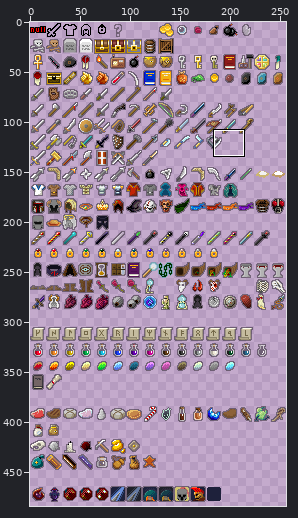
File history of a sprite sheet, core/src/main/assets/miscs/items.png. The picture above shows the old version from afar; the outline marks the close-up.
Close-up. Earlier state:
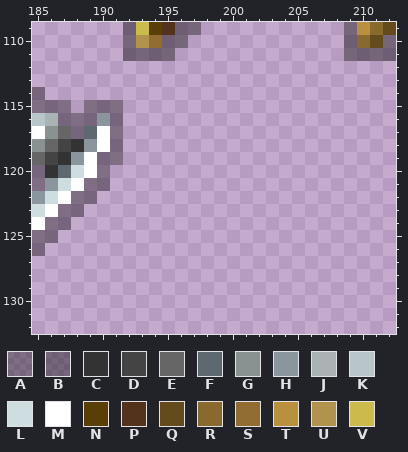
The file is 256x512 pixels. Colours within 5 levels of each other are drawn and written as one. Shown: x 185..212, y 109..132. The wide view leaves out empty margins. The commit also changed other parts of the picture, which this record leaves out.
Palette (. is transparent): A #0000005a  B #00000066  C #333333  D #444444  E #666666  F #5d6871  G #899291  H #8a959e  J #aab3b3  K #b8c6c9  L #cddde0  M #ffffff  N #593e06  P #54331c  Q #634b1c  R #886a2e  S #916c33  T #b9903e  U #b1934e  V #cbbb4c
Pixels before, first column x 185:
109 .......BVNPBB...........BTRQ
110 .......BUSBB............BRQB
111 .......BBBB.............BBBB
112 ............................
113 ............................
114 A...........................
115 AAA.AAA.....................
116 KJAAAHA.....................
117 MGEAFMA.....................
118 GEDCHMA.....................
119 EDCHMAA.....................
120 ACFLMA......................
121 AHLMAA......................
122 HLMAA.......................
123 LMAA........................
124 MAA.........................
125 AA..........................
126 A...........................
And afterwards:
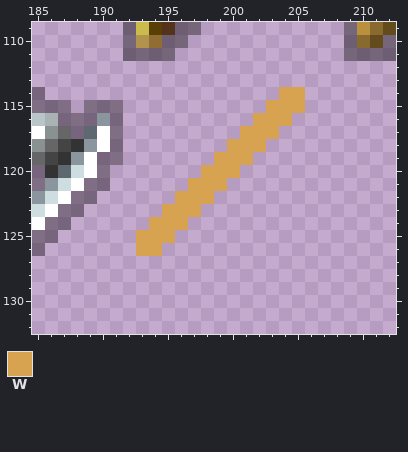
Colours new in this view: W #d8a351
From old to new:
{"y":114,"x":204,"old":"..","new":"WW"}
{"y":115,"x":203,"old":"...","new":"WWW"}
{"y":116,"x":202,"old":"...","new":"WWW"}
{"y":117,"x":201,"old":"...","new":"WWW"}
{"y":118,"x":200,"old":"...","new":"WWW"}
{"y":119,"x":199,"old":"...","new":"WWW"}
{"y":120,"x":198,"old":"...","new":"WWW"}
{"y":121,"x":197,"old":"...","new":"WWW"}
{"y":122,"x":196,"old":"...","new":"WWW"}
{"y":123,"x":195,"old":"...","new":"WWW"}
{"y":124,"x":194,"old":"...","new":"WWW"}
{"y":125,"x":193,"old":"...","new":"WWW"}
{"y":126,"x":193,"old":"..","new":"WW"}
